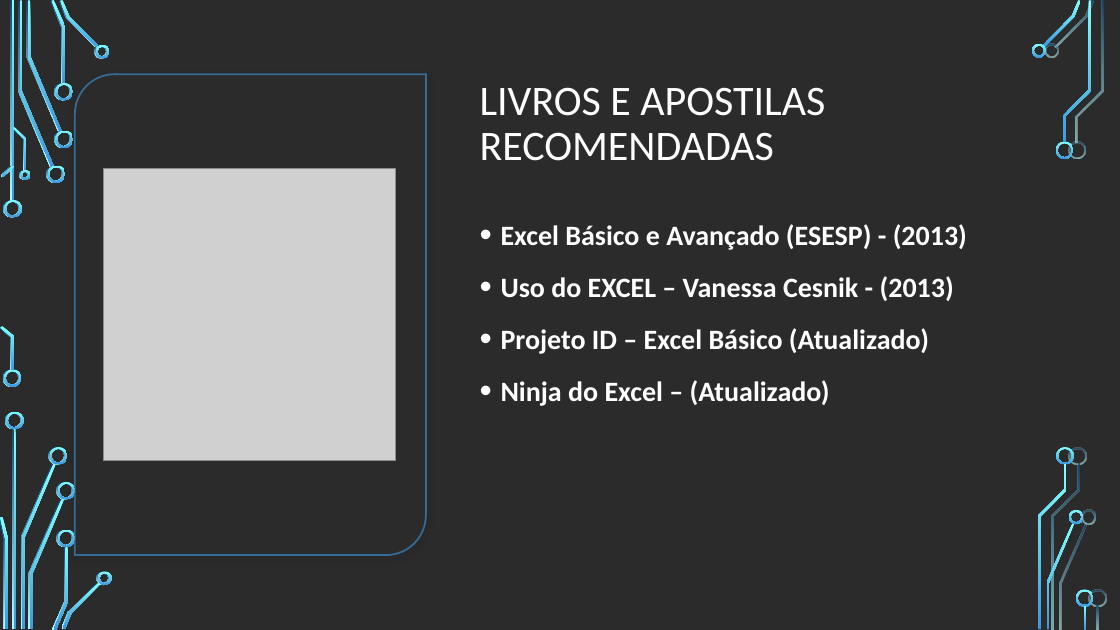
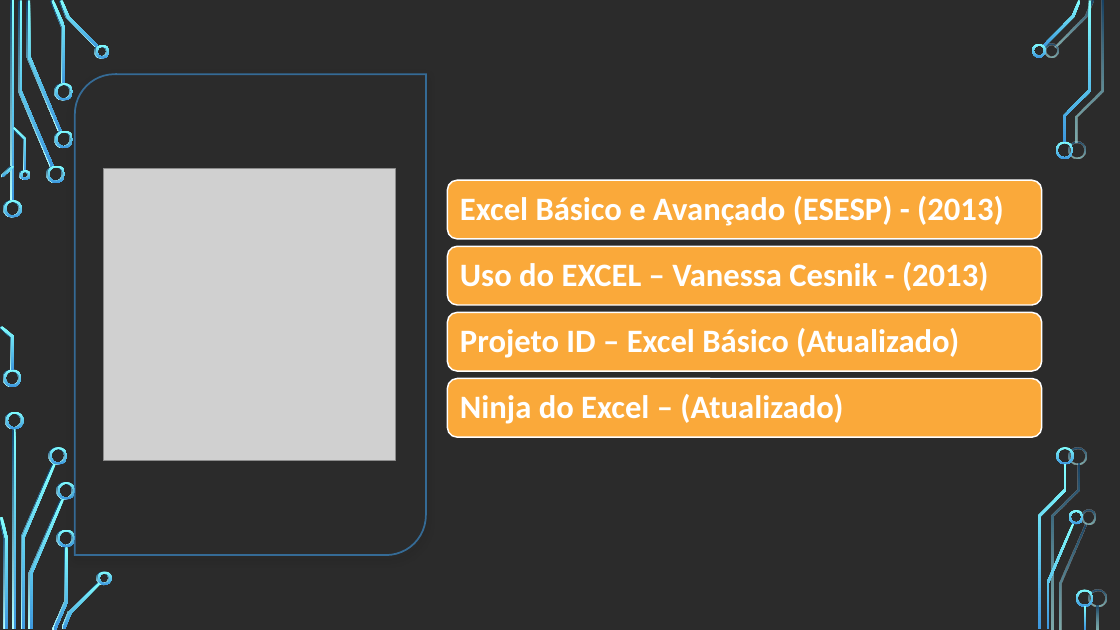
Before and after one commit to VitorKaviski/Curso_Kaviski_Excel_Basico_ao_Avancado, a slide deck: slide 6 of Curso Excel/Básico/Aula 1/Aula 1 - Excel/Curso Excel - Básico - Modelo Slides 1.pptx (slide 5 before the commit). Drawn at 1120x630 pixels with LibreOffice and Linux fonts; fonts in the diff are those of the drawing; grey boxes stand for pictures; background and template pictures are left out; a plain dark background stands for a picture behind light text. Boxes give left, top, right and bottom in pixels: in the first picture for what was removed or moved away, otherwise in the second. Text is boxed around its words. In the diff, an @@ line names an element or a change of style, - is before the commit and + after.

```diff
--- a/Curso Excel/Básico/Aula 1/Aula 1 - Excel/Curso Excel - Básico - Modelo Slides 1.pptx
+++ b/Curso Excel/Básico/Aula 1/Aula 1 - Excel/Curso Excel - Básico - Modelo Slides 1.pptx
@@ title removed at <box>480,87,825,161</box> @@
-LIVROS E APOSTILAS RECOMENDADAS
@@ text removed at <box>501,224,967,406</box> @@
-• Excel Básico e Avançado (ESESP) - (2013)
-• Uso do EXCEL – Vanessa Cesnik - (2013)
-• Projeto ID – Excel Básico (Atualizado)
-• Ninja do Excel – (Atualizado)
@@ group added at <box>448,181,1043,438</box>: 4 rounded rectangles, 4 texts @@
+Excel Básico e Avançado (ESESP) - (2013)
+Uso do EXCEL – Vanessa Cesnik - (2013)
+Projeto ID – Excel Básico (Atualizado)
+Ninja do Excel – (Atualizado)
```
Also in this commit, not shown: 8 other slides changed, 5 slides added, 2 other files.
